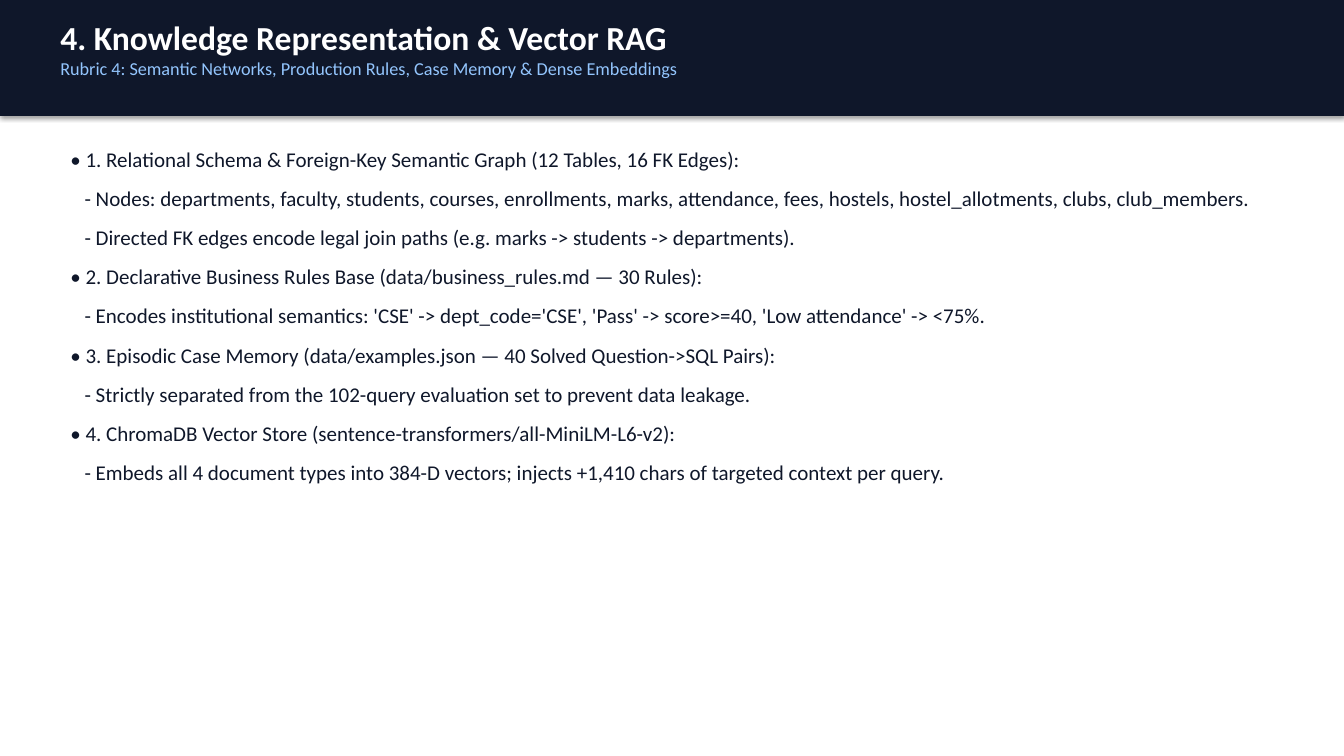
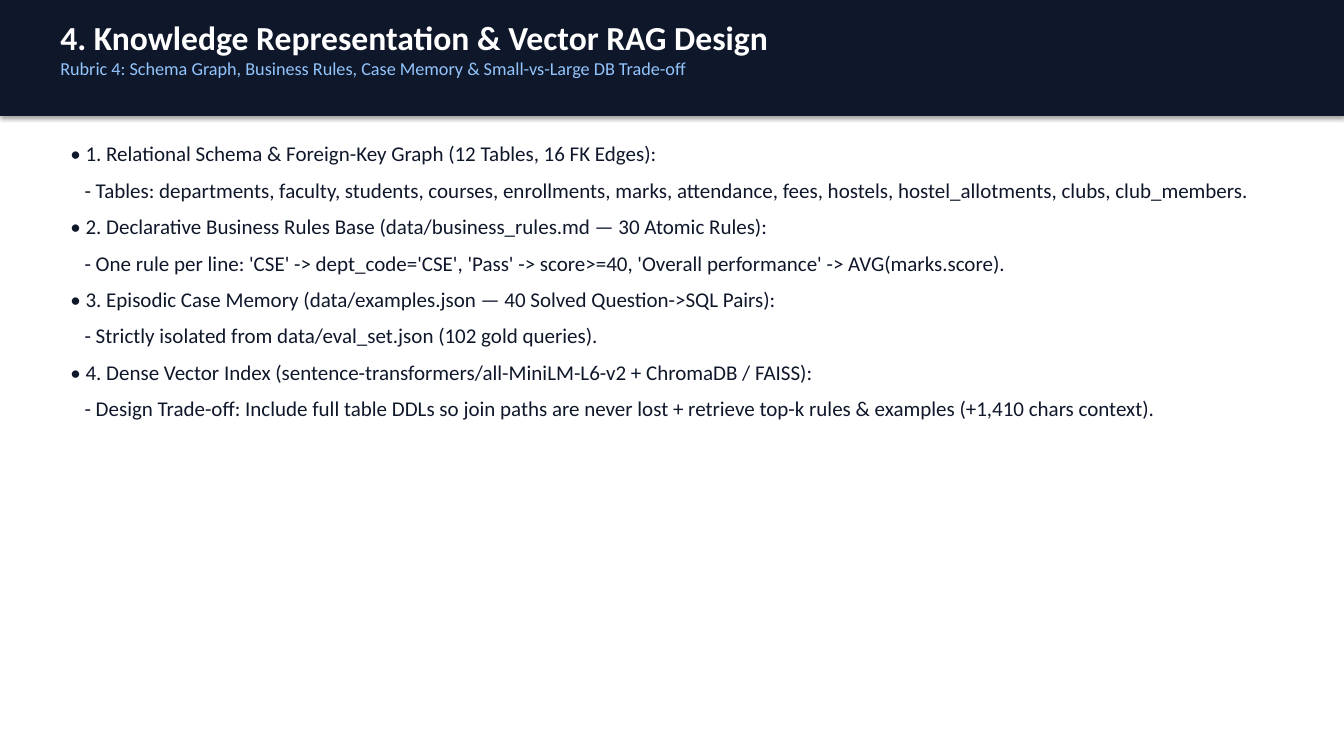
Before and after one commit to DeveshYadav85/text-to-sql, a slide deck: slide 5 of docs/Agentic_Text_to_SQL_Presentation.pptx. Drawn at 1344x756 pixels with LibreOffice and Linux fonts; fonts in the diff are those of the drawing. Boxes give left, top, right and bottom in pixels: in the first picture for what was removed or moved away, otherwise in the second. Text is boxed around its words. In the diff, an @@ line names an element or a change of style, - is before the commit and + after.

Commit message:
Update Project Report, Literature Table, and Presentation with complete Build Guide sections, code listings, and 6-way ablation study

```diff
--- a/docs/Agentic_Text_to_SQL_Presentation.pptx
+++ b/docs/Agentic_Text_to_SQL_Presentation.pptx
@@ text at (60,26,768,78): text changed @@
-4. Knowledge Representation & Vector RAG
-Rubric 4: Semantic Networks, Production Rules, Case Memory & Dense Embeddings
+4. Knowledge Representation & Vector RAG Design
+Rubric 4: Schema Graph, Business Rules, Case Memory & Small-vs-Large DB Trade-off
@@ text at (86,146,1247,275): text changed @@
-• 1. Relational Schema & Foreign-Key Semantic Graph (12 Tables, 16 FK Edges):
-- Nodes: departments, faculty, students, courses, enrollments, marks, attendance, fees, hostels, hostel_allotments, clubs, club_members.
-- Directed FK edges encode legal join paths (e.g. marks -> students -> departments).
-• 2. Declarative Business Rules Base (data/business_rules.md — 30 Rules):
-- Encodes institutional semantics: 'CSE' -> dept_code='CSE', 'Pass' -> score>=40, 'Low attendance' -> <75%.
+• 1. Relational Schema & Foreign-Key Graph (12 Tables, 16 FK Edges):
+- Tables: departments, faculty, students, courses, enrollments, marks, attendance, fees, hostels, hostel_allotments, clubs, club_members.
+• 2. Declarative Business Rules Base (data/business_rules.md — 30 Atomic Rules):
+- One rule per line: 'CSE' -> dept_code='CSE', 'Pass' -> score>=40, 'Overall performance' -> AVG(marks.score).
@@ text at (86,292,775,311): less space between paragraphs @@
@@ text at (86,328,1154,420): text changed @@
-- Strictly separated from the 102-query evaluation set to prevent data leakage.
-• 4. ChromaDB Vector Store (sentence-transformers/all-MiniLM-L6-v2):
-- Embeds all 4 document types into 384-D vectors; injects +1,410 chars of targeted context per query.
+- Strictly isolated from data/eval_set.json (102 gold queries).
+• 4. Dense Vector Index (sentence-transformers/all-MiniLM-L6-v2 + ChromaDB / FAISS):
+- Design Trade-off: Include full table DDLs so join paths are never lost + retrieve top-k rules & examples (+1,410 chars context).
```
Also in this commit, not shown: 10 other slides changed, 1 slide added, 1 slide removed, 5 other files.
